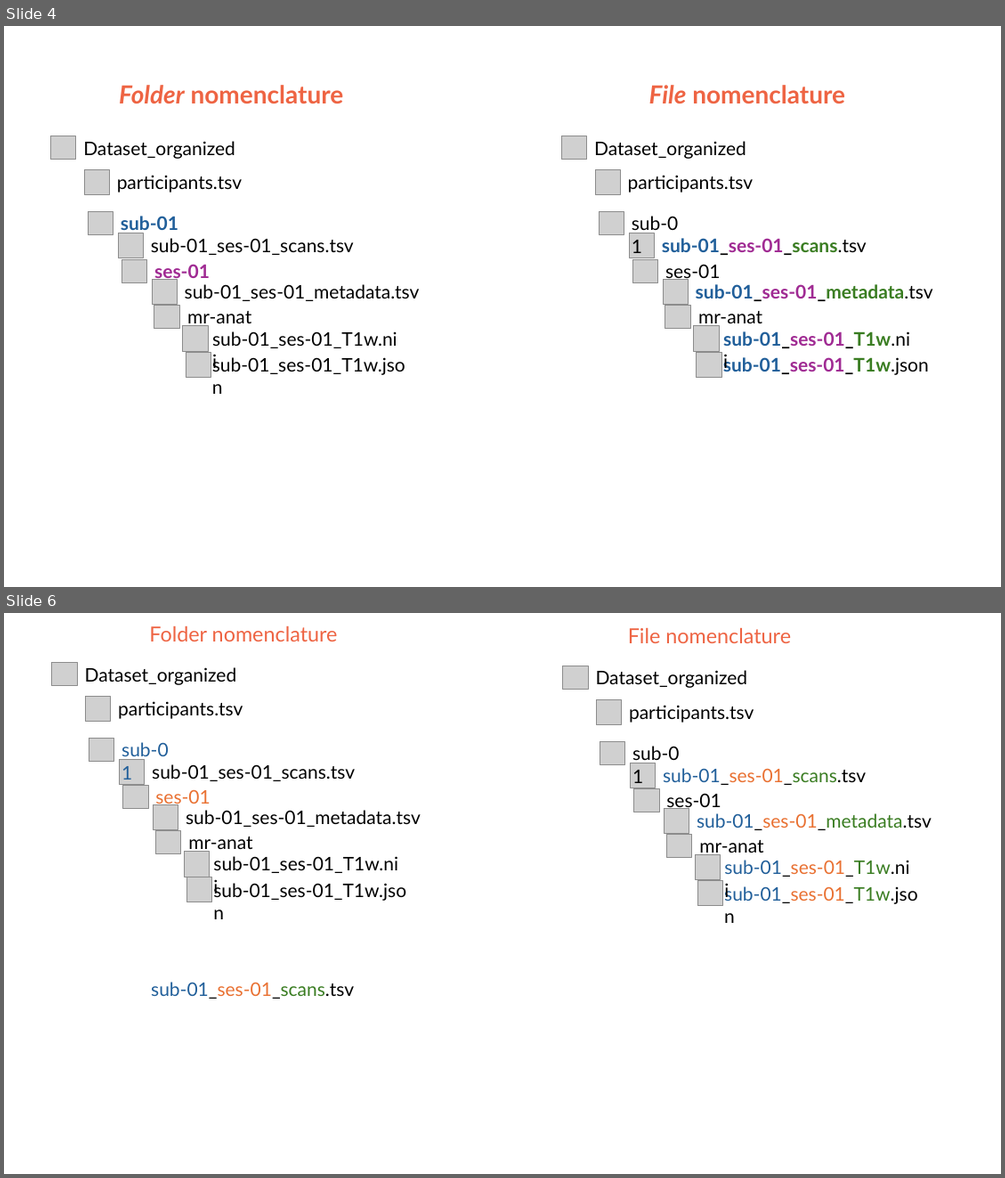
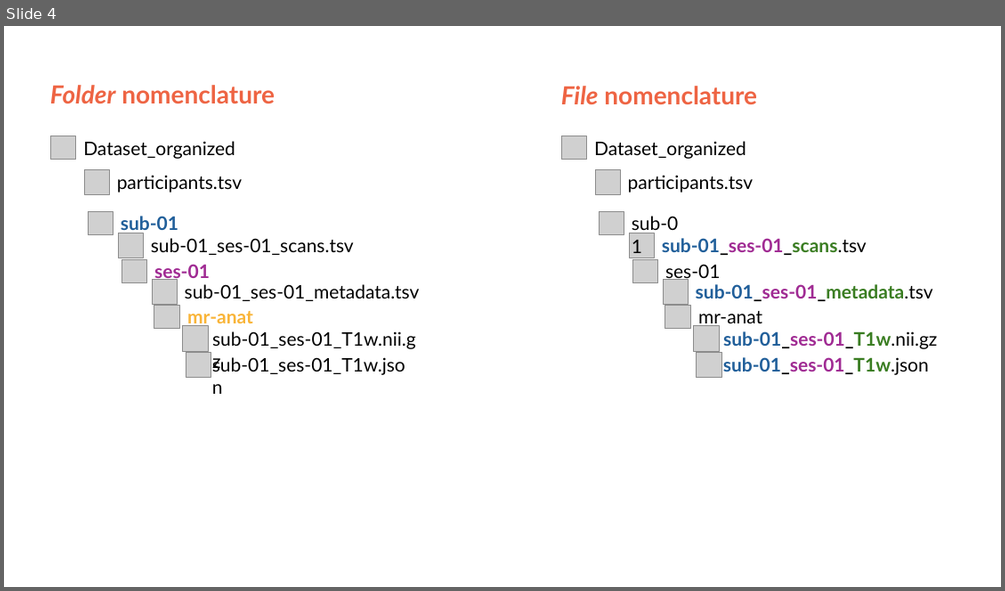
Before and after one commit to ormir-mids/ormir-mids.github.io, a slide deck: figures/ORMIR-MIDS_figure.pptx. Shown one above the other, each under a label of ours: slides 4 and 6 before the commit, slide 4 after it; the slides between them are not shown. The pictures are 1005x1178 and 1005x591 pixels, drawn with LibreOffice and Linux fonts; fonts in the diff are those of the drawing; grey boxes stand for pictures. Boxes give left, top, right and bottom in pixels: in the first picture for what was removed or moved away, otherwise in the second. Text is boxed around its words. In the diff, an @@ line names an element or a change of style, - is before the commit and + after.

```diff
--- a/figures/ORMIR-MIDS_figure.pptx
+++ b/figures/ORMIR-MIDS_figure.pptx
@@ slide 6 removed at [4, 613, 1001, 1174], background #FFFFFF @@
@@ text removed at [149, 626, 338, 641] @@
-Folder nomenclature
@@ text removed at [628, 628, 791, 643] @@
-File nomenclature
@@ picture removed at [52, 663, 77, 686] @@
@@ text removed at [85, 667, 237, 685] @@
-Dataset_organized
@@ picture removed at [563, 666, 588, 690] @@
@@ text removed at [596, 670, 748, 688] @@
-Dataset_organized
@@ picture removed at [86, 696, 110, 721] @@
@@ text removed at [118, 701, 243, 719] @@
-participants.tsv
@@ picture removed at [596, 699, 621, 724] @@
@@ text removed at [629, 705, 753, 722] @@
-participants.tsv
@@ picture removed at [89, 738, 114, 762] @@
@@ text removed at [121, 742, 421, 827] @@
-sub-01_ses-01_metadata.tsv
@@ picture removed at [600, 742, 625, 765] @@
@@ picture removed at [119, 759, 144, 784] @@
@@ text removed at [152, 764, 355, 781] @@
-sub-01
@@ picture removed at [631, 763, 655, 787] @@
@@ text removed at [663, 768, 866, 785] @@
-sub-01_ses-01_scans.tsv
@@ picture removed at [123, 785, 148, 808] @@
@@ text removed at [155, 790, 210, 808] @@
-ses-01
@@ picture removed at [633, 788, 659, 811] @@
@@ text removed at [666, 793, 720, 811] @@
-ses-01
@@ picture removed at [154, 804, 178, 829] @@
@@ text removed at [186, 810, 421, 827] @@
-sub-01
@@ picture removed at [664, 808, 689, 833] @@
@@ text removed at [696, 813, 931, 830] @@
-sub-01_ses-01_metadata.tsv
@@ picture removed at [156, 831, 181, 854] @@
@@ group removed at [184, 851, 406, 901]: 2 pictures, 2 texts @@
-sub-01_ses-01_T1w.json
-sub-01_ses-01_T1w.nii
@@ text removed at [188, 836, 252, 853] @@
-mr-anat
@@ picture removed at [666, 835, 692, 858] @@
@@ text removed at [699, 840, 763, 857] @@
-mr-anat
@@ group removed at [695, 854, 917, 906]: 2 pictures, 2 texts @@
-sub-01_ses-01_T1w.json
-sub-01_ses-01_T1w.nii
@@ text removed at [144, 974, 364, 1004] @@
-sub-01_ses-01_scans.tsv
@@ text removed at [151, 981, 354, 998] @@
-sub-01_ses-01_scans.tsv
@@ slide 4 changed as well @@
@@ text "Folder nomenclature": place and size @@
-text "Folder nomenclature" at [119, 85, 344, 103]
+text "Folder nomenclature" at [50, 85, 275, 103]
@@ text "File nomenclature": place and size @@
-text "File nomenclature" at [649, 85, 845, 103]
+text "File nomenclature" at [561, 86, 757, 104]
@@ text "mr-anat" at [187, 311, 253, 328]: text colour #000000 to #F9B437, bold on @@
@@ text at [212, 331, 416, 349]: text changed @@
-sub-01_ses-01_T1w.nii
+sub-01_ses-01_T1w.nii.gz
@@ text at [723, 331, 937, 349]: text changed; text colour #215F9A to #000000 @@
-sub-01_ses-01_T1w.nii
+sub-01_ses-01_T1w.nii.gz
```
Also in this commit, not shown: 3 other slides changed, 4 other slides removed, 11 other files.
